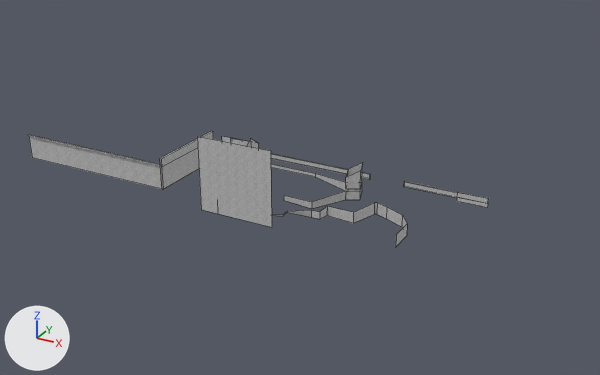
Before and after pictures for a commit that changed the FBX model Steel Heel Jam/Assets/Art/Meshes/Powerhouse/SM_ConcreteWall_01.fbx.
Rendered twice from a 50 mm lens placed at (94.9, -188.8, 94.6), pointed at (-5.0, -7.3, 3.8). The lights are fixed; the arrows at lower left show +X, +Y and +Z. Mesh edges are drawn as thin lines. Vertices at the same position are counted once.

Script lines for the objects in view, before the commit:
```python
me_plane_006 = bpy.data.meshes.new('Plane.006')
me_plane_006.from_pydata(...)  # 124 vertices, 53 faces; spans x -91.6..41.0, y -30.0..14.5, z -0.6..22.9
me_plane_006.materials.append(mat_m_concretewall_01)  # picture img_t_concretewall_01_d_png
ob_sm_concretewall_01 = bpy.data.objects.new('SM_ConcreteWall_01', me_plane_006)
ob_sm_concretewall_01.location = (0.0, 0.0, 0.0)
```
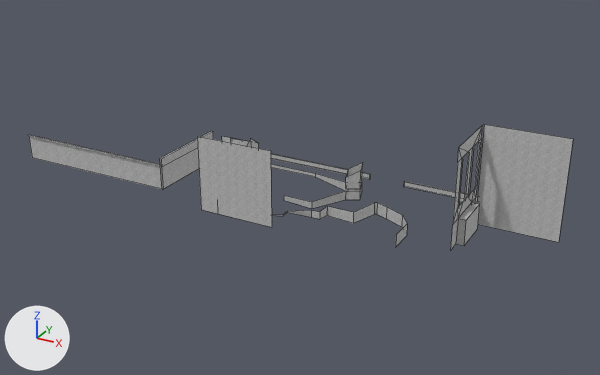
Patch to the scene script:
```diff
--- a/Steel Heel Jam/Assets/Art/Meshes/Powerhouse/SM_ConcreteWall_01.fbx.py
+++ b/Steel Heel Jam/Assets/Art/Meshes/Powerhouse/SM_ConcreteWall_01.fbx.py
@@ me_plane_006 @@
 # used by ob_sm_concretewall_01; location = (0.0, 0.0, 0.0)
 # verts and faces of me_plane_006; kept vertices keep their numbers, new ones are numbered from 124
-me_plane_006.from_pydata(...)  # 124 vertices, 53 faces; spans x -91.6..41.0, y -30.0..14.5, z -0.6..22.9
+me_plane_006.from_pydata(...)  # 160 vertices, 77 faces; spans x -91.6..62.7, y -30.0..14.5, z -0.6..27.0
+# me_plane_006 part 1: a new loose piece of 32 vertices spanning x 41.0..43.1, y -15.8..1.9, z 0.2..26.8, in mat_m_concretewall_01 (picture img_t_concretewall_01_d_png)
+# me_plane_006 part 2
+verts[124] = (41.5, 1.7, 27.0)  # pixel (484, 124)
+verts[125] = (62.7, 1.7, 27.0)  # pixel (573, 138)
+verts[126] = (41.5, 1.7, -0.1)
+verts[127] = (62.7, 1.7, -0.1)  # pixel (558, 242)
+faces += [(124, 125, 127, 126)]
 me_plane_006.materials.append(mat_m_concretewall_01)
```

Pixel boxes [x1, y1, x2, y2] of what changed, in the pictures (600 x 375 px):
'SM_ConcreteWall_01', reshaped (18% wider, 9% taller)
    before: [28, 131, 489, 246]
    after: [28, 124, 573, 249]
part 1 of me_plane_006, added
    after: [451, 125, 483, 249]
part 2 of me_plane_006, added
    after: [477, 124, 573, 242]
